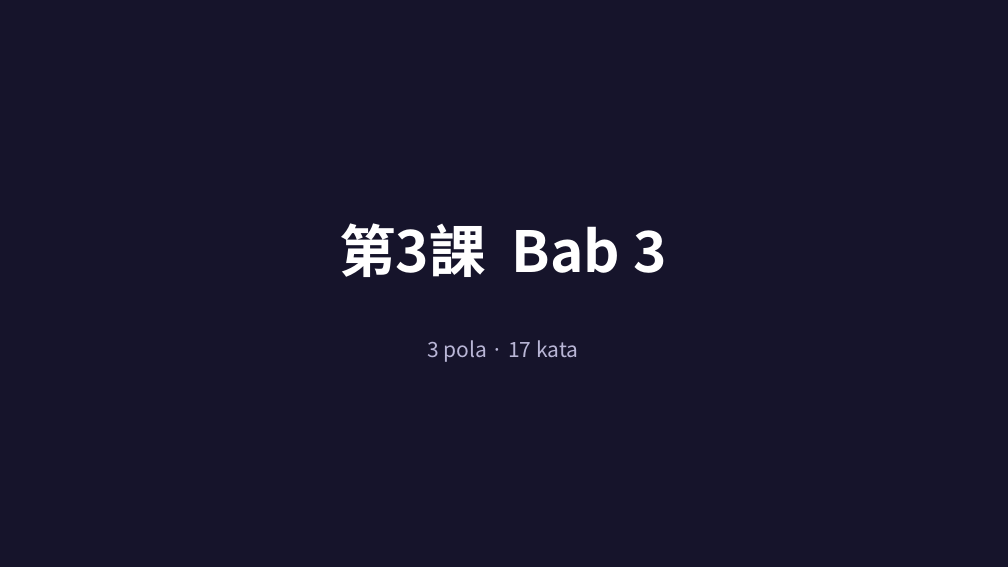
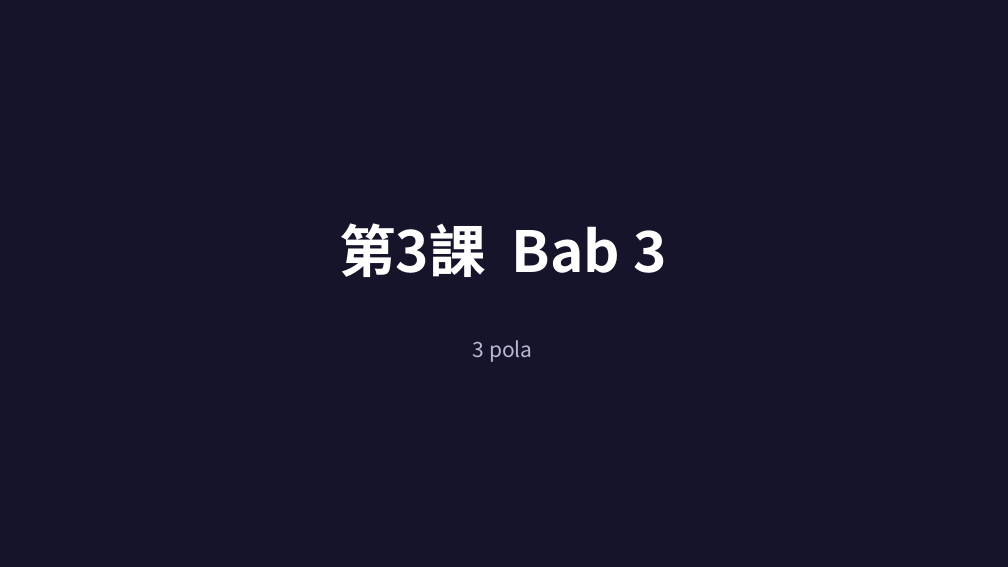
Before and after one commit to randitsmuhamad50-web/shirose-nihongo, a slide deck: slide 16 of data/jft/slide/ir0.pptx (slide 21 before the commit). Drawn at 1008x567 pixels with LibreOffice and Linux fonts; fonts in the diff are those of the drawing. Boxes give left, top, right and bottom in pixels: in the first picture for what was removed or moved away, otherwise in the second. Text is boxed around its words. In the diff, an @@ line names an element or a change of style, - is before the commit and + after.

```diff
--- a/data/jft/slide/ir0.pptx
+++ b/data/jft/slide/ir0.pptx
@@ text at bbox=[473, 340, 533, 362]: text changed @@
-3 pola · 17 kata
+3 pola
```
Also in this commit, not shown: 18 other slides changed, 51 slides removed, 5 other files.
